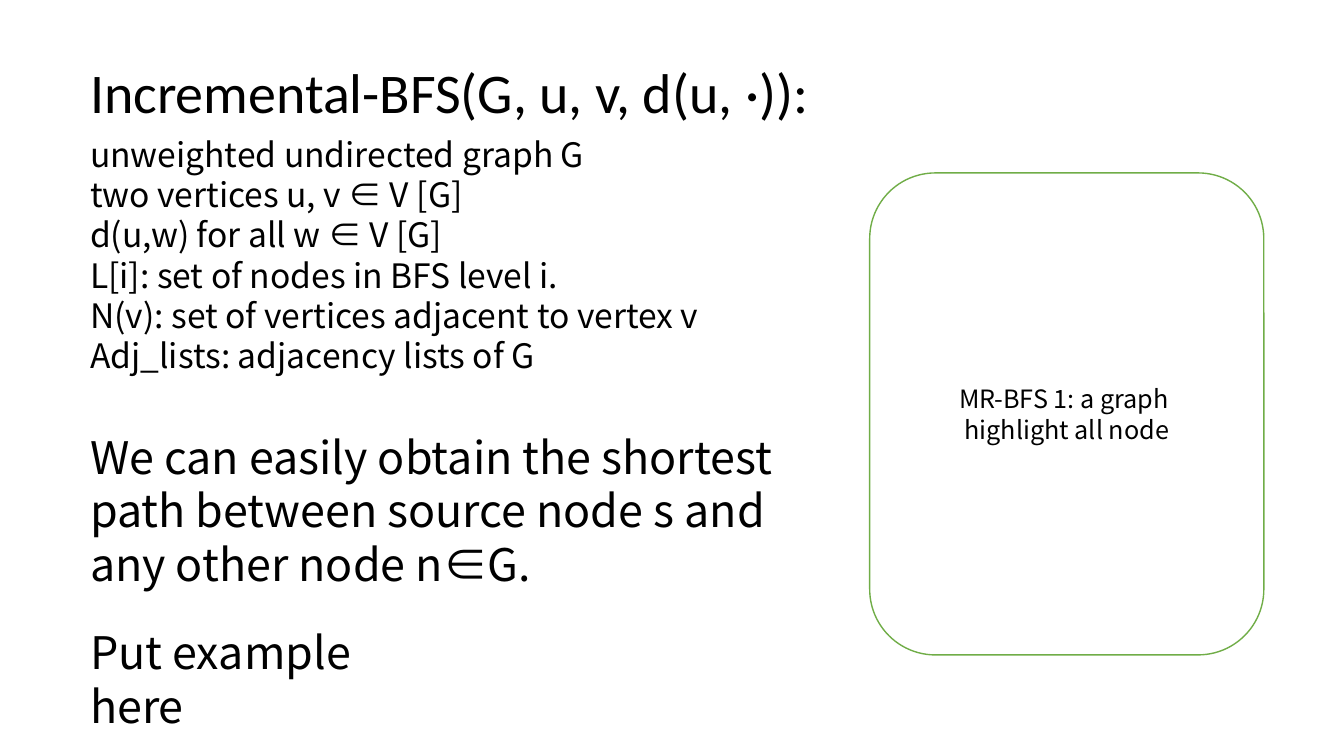
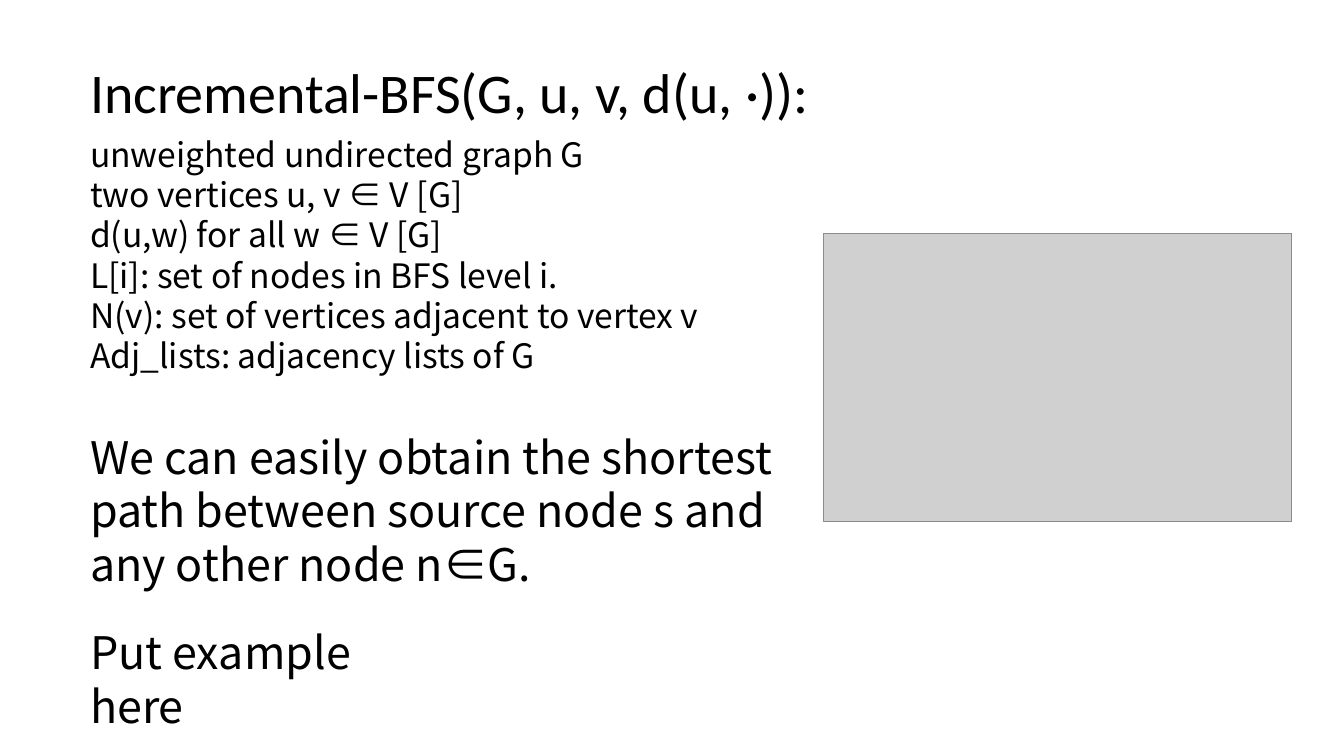
Before and after one commit to KSDeng/CS5234_miniproject, a slide deck: slide 23 of slide.pptx (slide 15 before the commit). Drawn at 1344x756 pixels with LibreOffice and Linux fonts; fonts in the diff are those of the drawing; grey boxes stand for pictures. Boxes give left, top, right and bottom in pixels: in the first picture for what was removed or moved away, otherwise in the second. Text is boxed around its words. In the diff, an @@ line names an element or a change of style, - is before the commit and + after.

```diff
--- a/slide.pptx
+++ b/slide.pptx
@@ rounded rectangle removed at bbox=[870, 173, 1264, 655] @@
-MR-BFS 1: a graph
-highlight all node
@@ picture added at bbox=[824, 234, 1293, 522] @@
```
Also in this commit, not shown: 10 other slides changed, 13 slides added, 4 slides removed, 1 other file.
